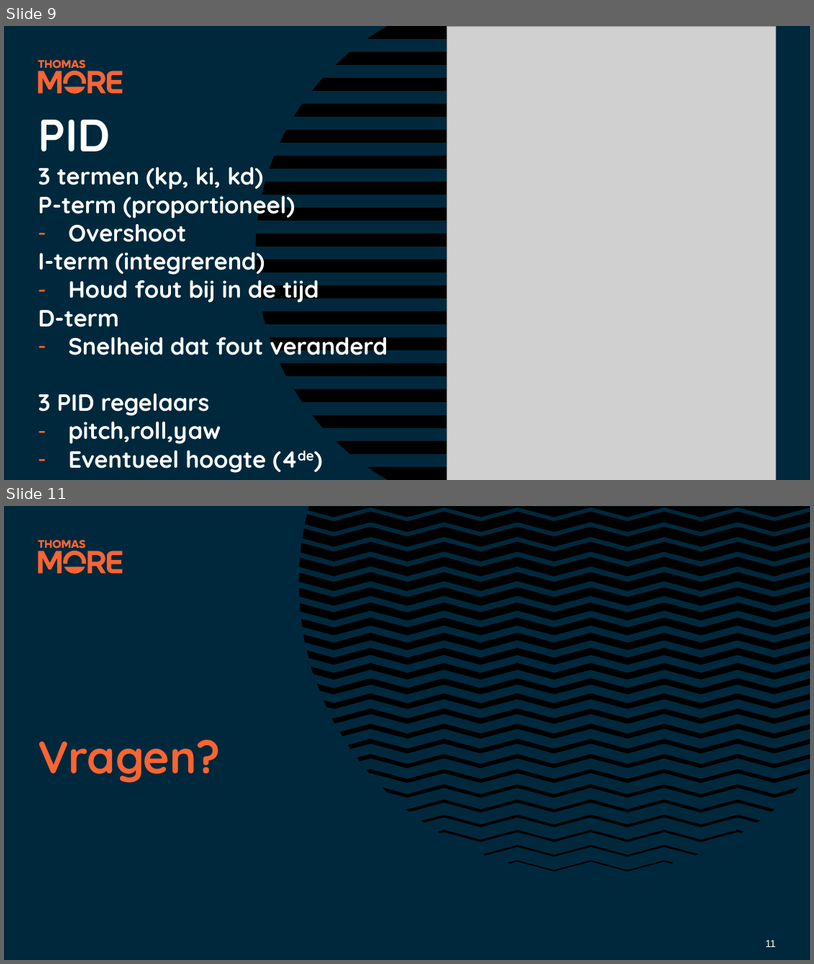
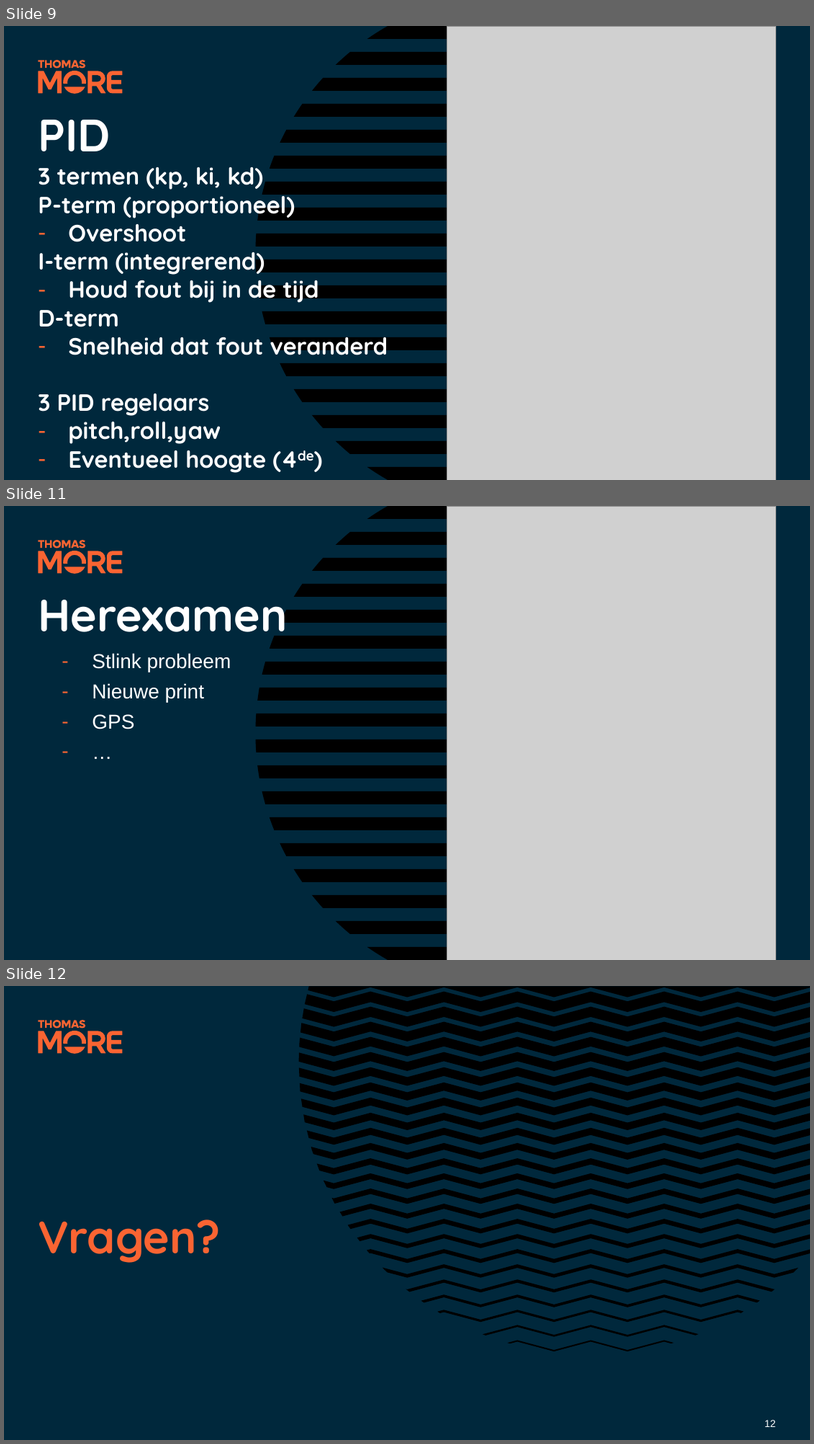
Before and after one commit to TijmenDC1/PE2-herexamen, a slide deck: scriptie en voorstelling/PE2herexamen.pptx. Shown one above the other, each under a label of ours: slides 9 and 11 before the commit, slides 9, 11 and 12 after it; the slides between them are not shown. The pictures are 814x964 and 814x1444 pixels, drawn with LibreOffice and Linux fonts; fonts in the diff are those of the drawing; grey boxes stand for pictures. Boxes give left, top, right and bottom in pixels: in the first picture for what was removed or moved away, otherwise in the second. Text is boxed around its words. In the diff, an @@ line names an element or a change of style, - is before the commit and + after.

```diff
--- a/scriptie en voorstelling/PE2herexamen.pptx
+++ b/scriptie en voorstelling/PE2herexamen.pptx
@@ slide 11 added at (4,506,810,960), background #00283C; not listed: 2 template elements that a slide beside it also shows @@
@@ picture added at (448,506,777,960) @@
@@ title added at (38,600,287,644), 54 pt, text #FFFFFF, bold @@
+Herexamen
@@ text added at (92,653,232,729), 24 pt, text #FFFFFF @@
+  – Stlink probleem
+  – Nieuwe print
+  – GPS
+  – …
@@ page number added at (766,938,776,950), 12 pt, text #FFFFFF @@
+11
@@ what was slide 11 is now slide 12 @@
@@ page number at (765,1419,777,1427): text changed @@
-11
+12
```
Also in this commit, not shown: 1 slide changed, 15 other files.
